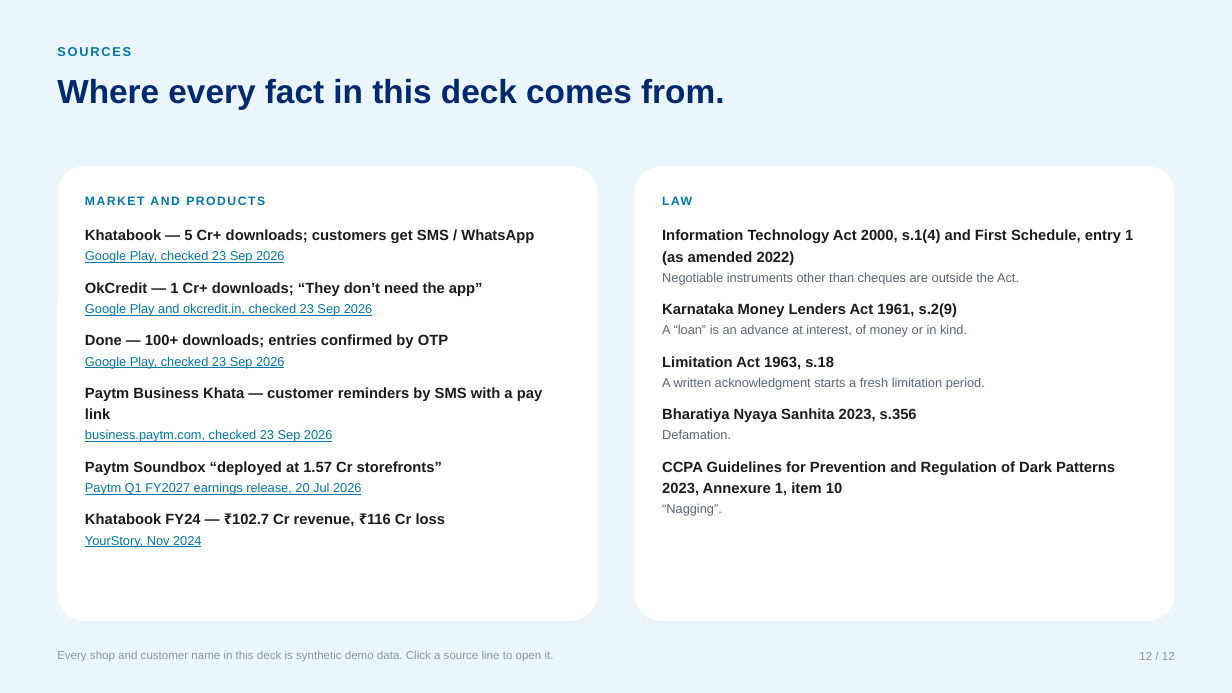
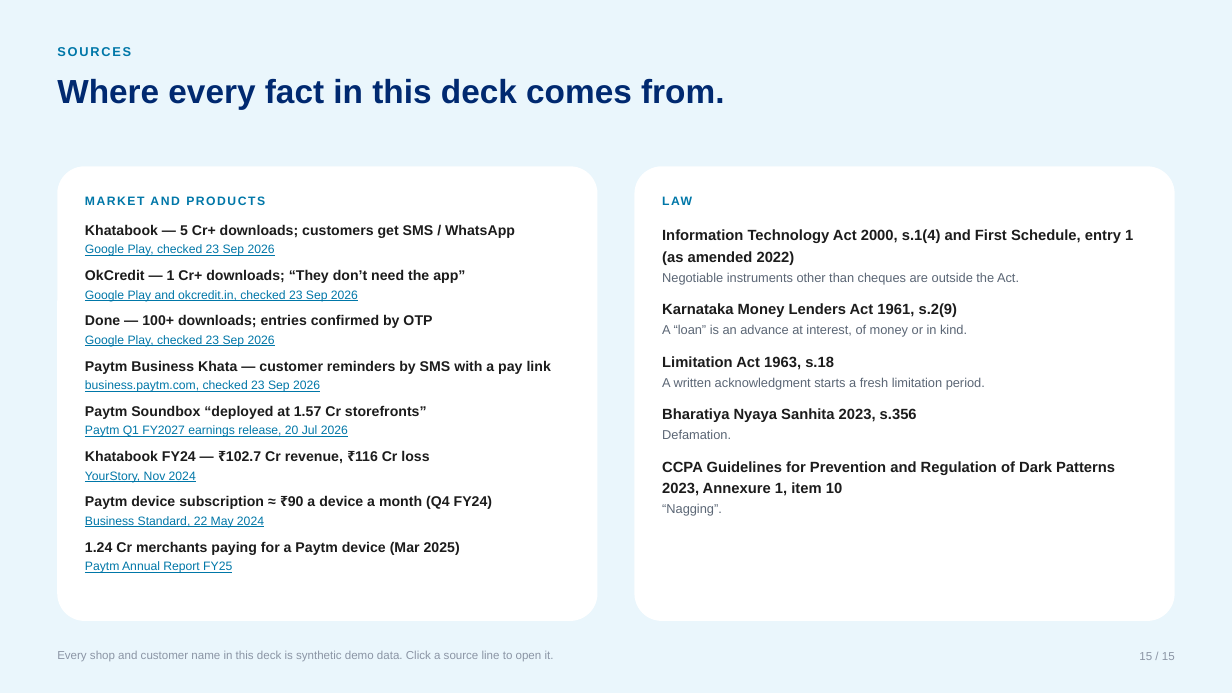
Before and after one commit to Uchiha-Itachi0/PAYTM-BAHI, a slide deck: slide 15 of docs/BAHI-Final.pptx (slide 12 before the commit). Drawn at 1232x693 pixels with LibreOffice and Linux fonts; fonts in the diff are those of the drawing. Boxes give left, top, right and bottom in pixels: in the first picture for what was removed or moved away, otherwise in the second. Text is boxed around its words. In the diff, an @@ line names an element or a change of style, - is before the commit and + after.

Commit message:
Deck: what Paytm gets, the AI models, each side's features, and what it can earn

```diff
--- a/docs/BAHI-Final.pptx
+++ b/docs/BAHI-Final.pptx
@@ text at <box>85,224,551,483</box>: size 11.5 to 11 pt in "Khatabook — 5 Cr+ downloads; customers get ...", "OkCredit — 1 Cr+ downloads; “They don’t ...", "Done — 100+ downloads; entries confirmed by ...", "Paytm Business Khata — customer reminders by ..." and 2 more places; size 10 to 9.5 pt in "Google Play, checked 23 Sep 2026", "Google Play and okcredit.in, checked 23 Sep ...", "Google Play, checked 23 Sep 2026", "business.paytm.com, checked 23 Sep 2026" and 2 more places; line spacing 1.2 to 1.15; less space between paragraphs @@
@@ text at <box>85,495,493,573</box>: paragraphs added @@
+Paytm device subscription ≈ ₹90 a device a month (Q4 FY24)
+Business Standard, 22 May 2024
+1.24 Cr merchants paying for a Paytm device (Mar 2025)
+Paytm Annual Report FY25
@@ text at <box>1139,652,1175,660</box>: text changed @@
-12 / 12
+15 / 15
```
Also in this commit, not shown: 9 other slides changed, 5 slides added, 2 slides removed, 2 other files.
